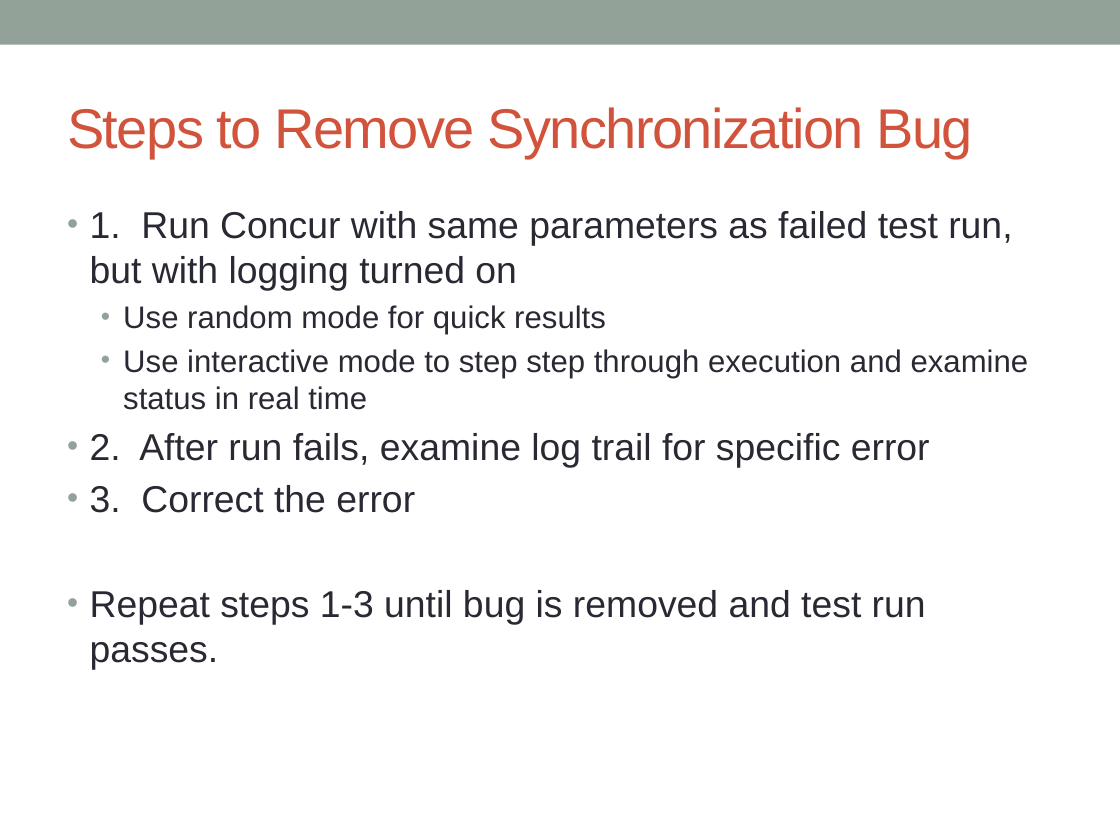
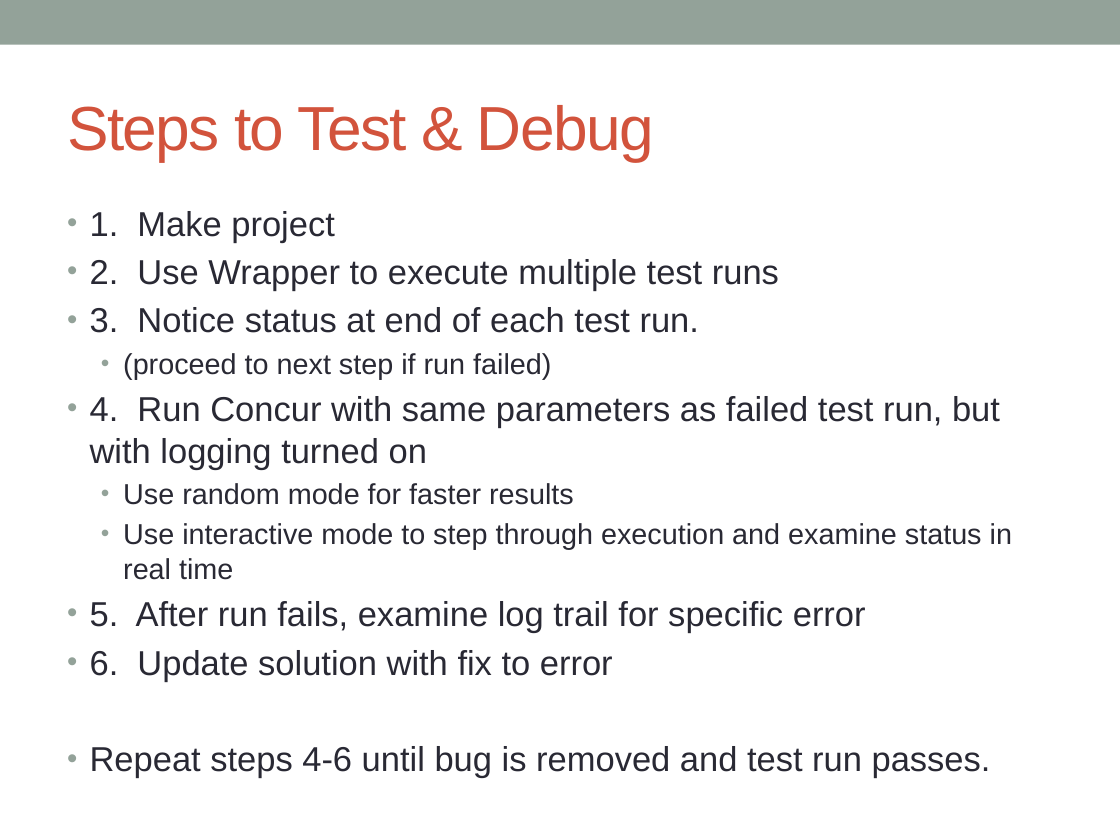
Before and after one commit to concurTestFramework/concurTestFramework, a slide deck: slide 14 of Documents/Concur_Presentation.pptx (slide 13 before the commit). Drawn at 1120x840 pixels with LibreOffice and Linux fonts; fonts in the diff are those of the drawing. Boxes give left, top, right and bottom in pixels: in the first picture for what was removed or moved away, otherwise in the second. Text is boxed around its words. In the diff, an @@ line names an element or a change of style, - is before the commit and + after.

```diff
--- a/Documents/Concur_Presentation.pptx
+++ b/Documents/Concur_Presentation.pptx
@@ title at [67, 105, 654, 162]: text changed; size 36 to 40 pt @@
-Steps to Remove Synchronization Bug
+Steps to Test & Debug
@@ text at [90, 211, 1012, 778]: text changed; size 24 to 22.2 pt @@
-• 1. Run Concur with same parameters as failed test run, but with logging turned on
-  • Use random mode for quick results
-  • Use interactive mode to step step through execution and examine status in real time
-• 2. After run fails, examine log trail for specific error
-• 3. Correct the error
-• Repeat steps 1-3 until bug is removed and test run passes.
+• 1. Make project
+• 2. Use Wrapper to execute multiple test runs
+• 3. Notice status at end of each test run.
+  • (proceed to next step if run failed)
+• 4. Run Concur with same parameters as failed test run, but with logging turned on
+  • Use random mode for faster results
+  • Use interactive mode to step through execution and examine status in real time
+• 5. After run fails, examine log trail for specific error
+• 6. Update solution with fix to error
+• Repeat steps 4-6 until bug is removed and test run passes.
```
Also in this commit, not shown: 10 other slides changed, 9 slides added, 4 slides removed.
